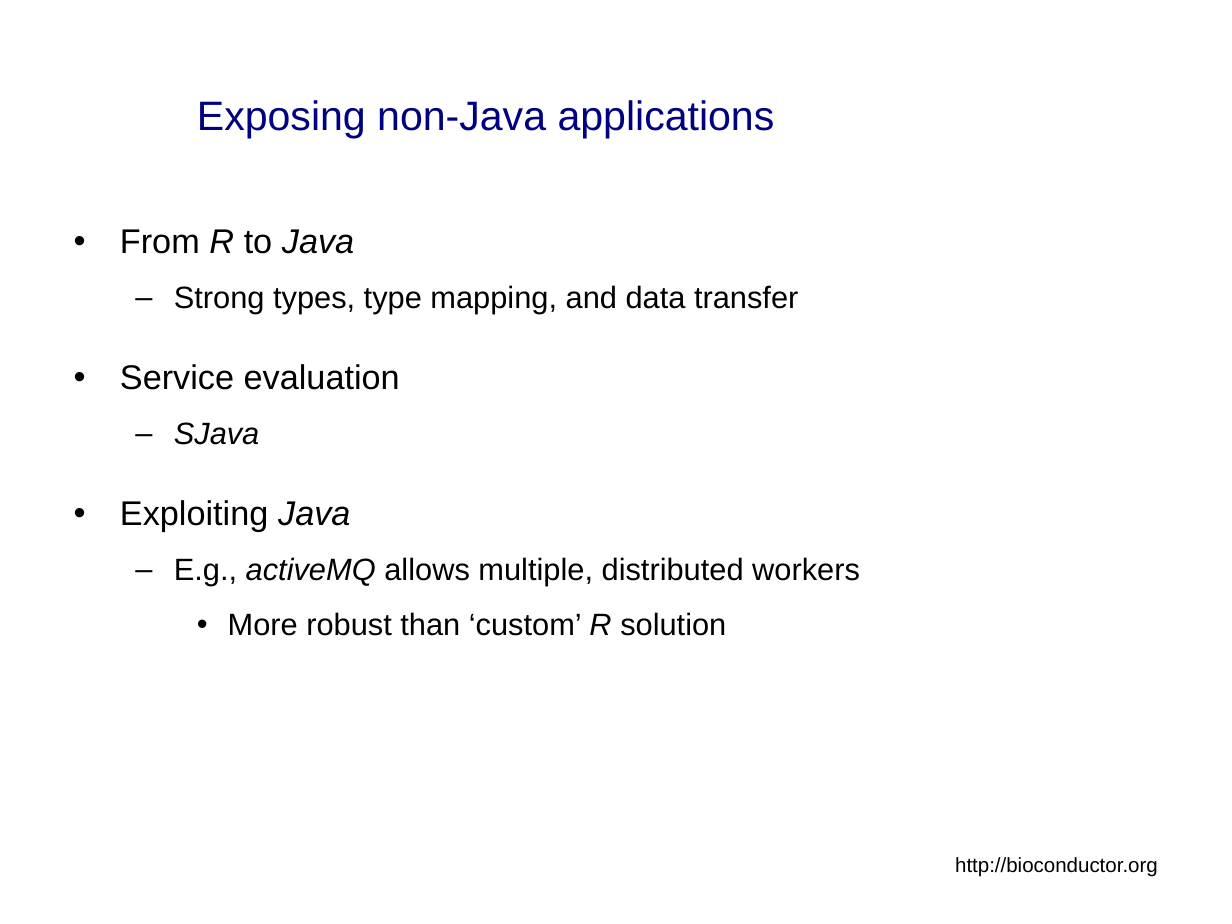
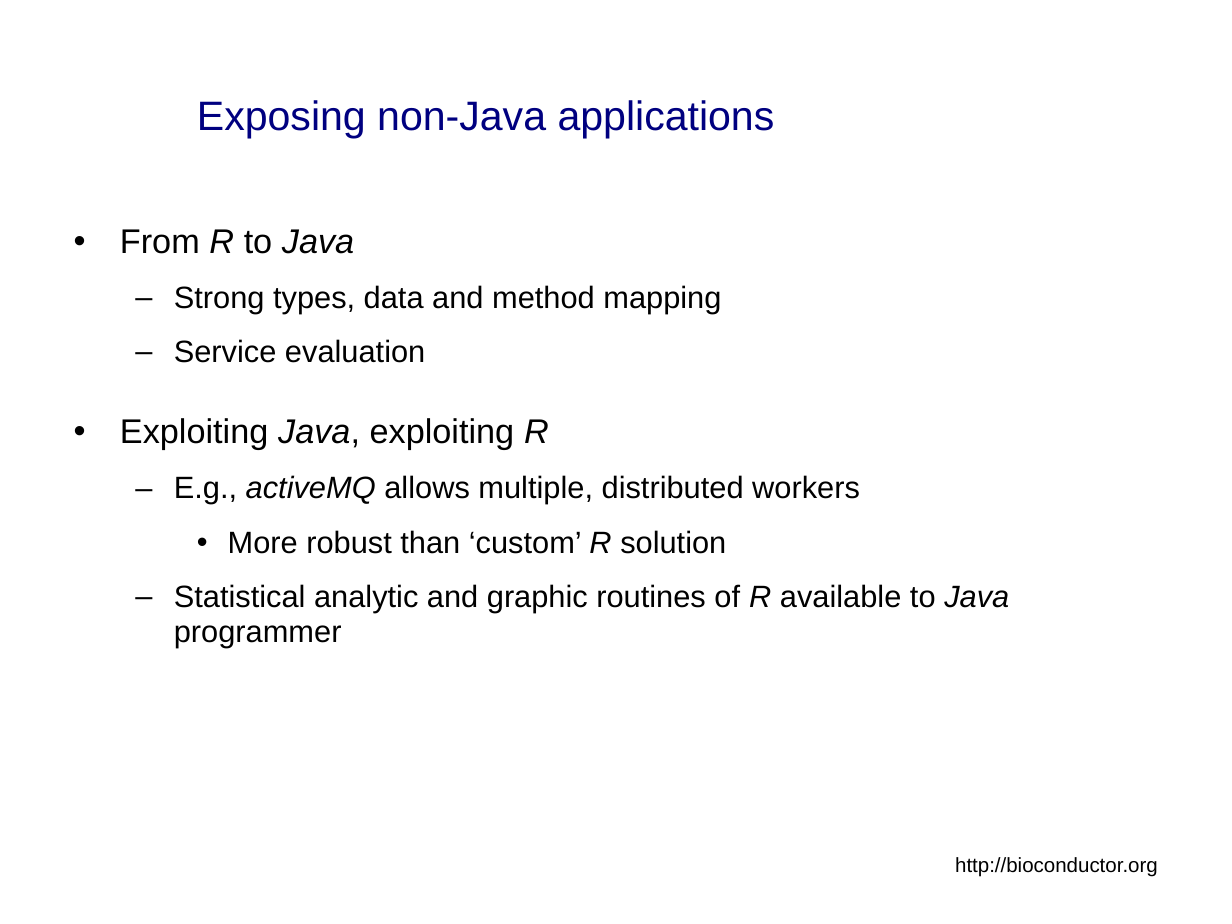
Before and after one commit to NCIP/bioconductor, a slide deck: slide 35 of bioconductor/Presentations/caBIG_Annual_Meeting_2007_Tech_Demo.ppt. Drawn at 1232x924 pixels with LibreOffice and Linux fonts; fonts in the diff are those of the drawing; background and template pictures are left out. Boxes give left, top, right and bottom in pixels: in the first picture for what was removed or moved away, otherwise in the second. Text is boxed around its words. In the diff, an @@ line names an element or a change of style, - is before the commit and + after.

```diff
--- a/bioconductor/Presentations/caBIG_Annual_Meeting_2007_Tech_Demo.ppt
+++ b/bioconductor/Presentations/caBIG_Annual_Meeting_2007_Tech_Demo.ppt
@@ text at [174,285,721,313]: text changed @@
-  – Strong types, type mapping, and data transfer
+  – Strong types, data and method mapping
@@ text at [174,339,425,363]: size 20 to 18 pt in "Service evaluation"; bullet • to –; list level 1 to 2 in "Service evaluation" @@
@@ text at [120,418,549,450]: text changed @@
-  – SJava
-• Exploiting Java
+• Exploiting Java, exploiting R
@@ text at [174,584,1009,648]: paragraph added @@
+  – Statistical analytic and graphic routines of R available to Java programmer
```
Also in this commit, not shown: 13 other slides changed, 1 slide removed.
